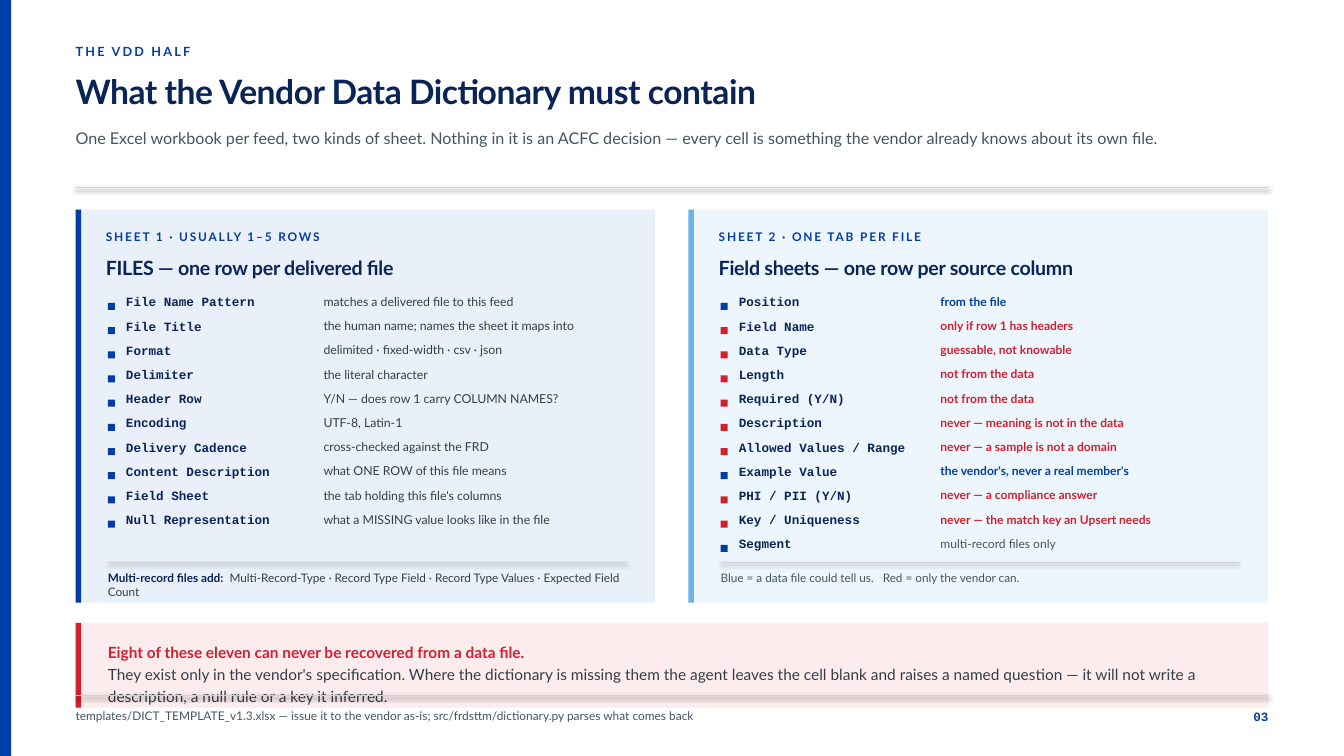
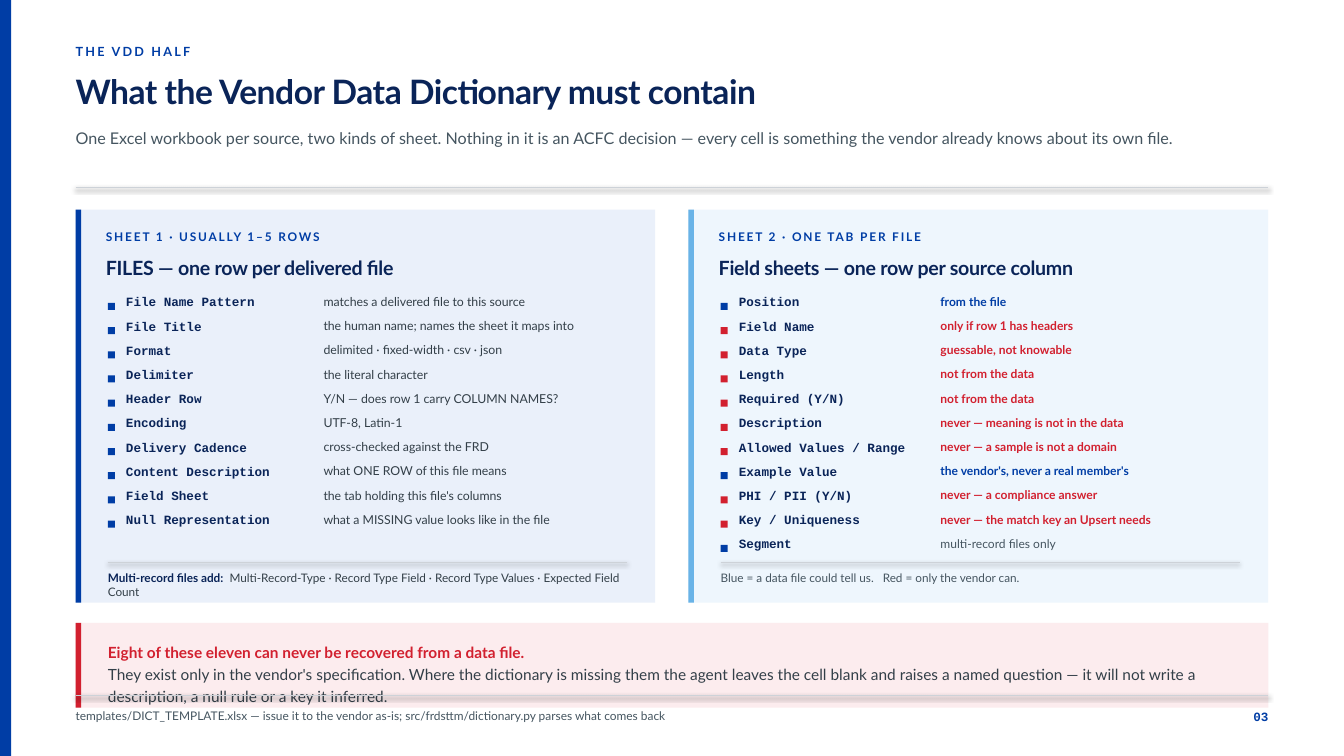
Before and after one commit to ArjunP4Hexaware/frd-to-sttm-agent-v2, a slide deck: slide 3 of context/FRD-and-Dictionary-Input-Requirements.pptx. Drawn at 1344x756 pixels with LibreOffice and Linux fonts; fonts in the diff are those of the drawing. Boxes give left, top, right and bottom in pixels: in the first picture for what was removed or moved away, otherwise in the second. Text is boxed around its words. In the diff, an @@ line names an element or a change of style, - is before the commit and + after.

```diff
--- a/context/FRD-and-Dictionary-Input-Requirements.pptx
+++ b/context/FRD-and-Dictionary-Input-Requirements.pptx
@@ text at (76, 132, 1172, 147): text changed @@
-One Excel workbook per feed, two kinds of sheet. Nothing in it is an ACFC decision — every cell is something the vendor already knows about its own file.
+One Excel workbook per source, two kinds of sheet. Nothing in it is an ACFC decision — every cell is something the vendor already knows about its own file.
@@ text at (324, 297, 526, 306): text changed @@
-matches a delivered file to this feed
+matches a delivered file to this source
@@ text at (76, 711, 665, 722): text changed @@
-templates/DICT_TEMPLATE_v1.3.xlsx — issue it to the vendor as-is; src/frdsttm/dictionary.py parses what comes back
+templates/DICT_TEMPLATE.xlsx — issue it to the vendor as-is; src/frdsttm/dictionary.py parses what comes back
```
Also in this commit, not shown: 2 other slides changed, 18 other files.
